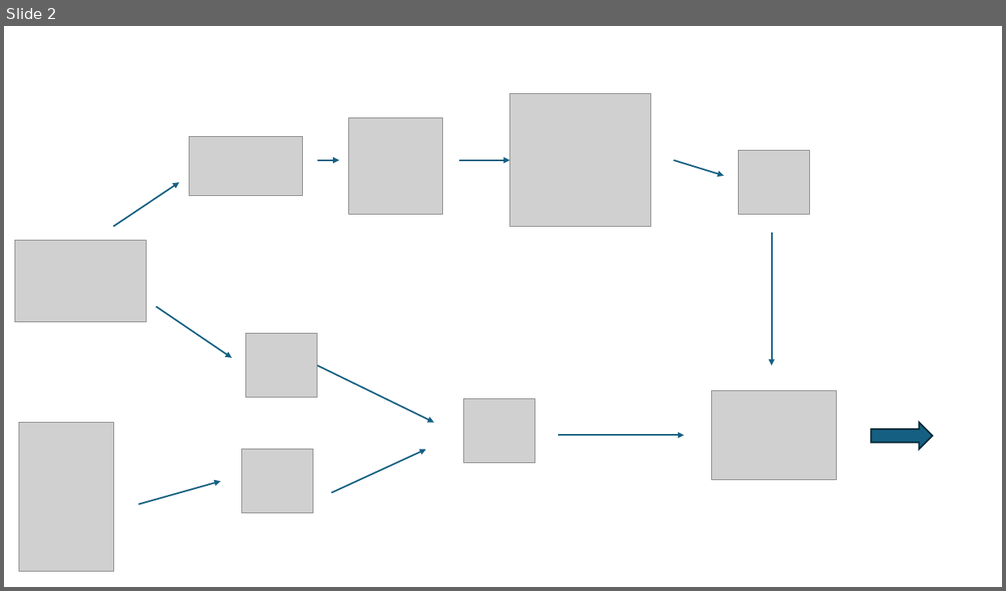
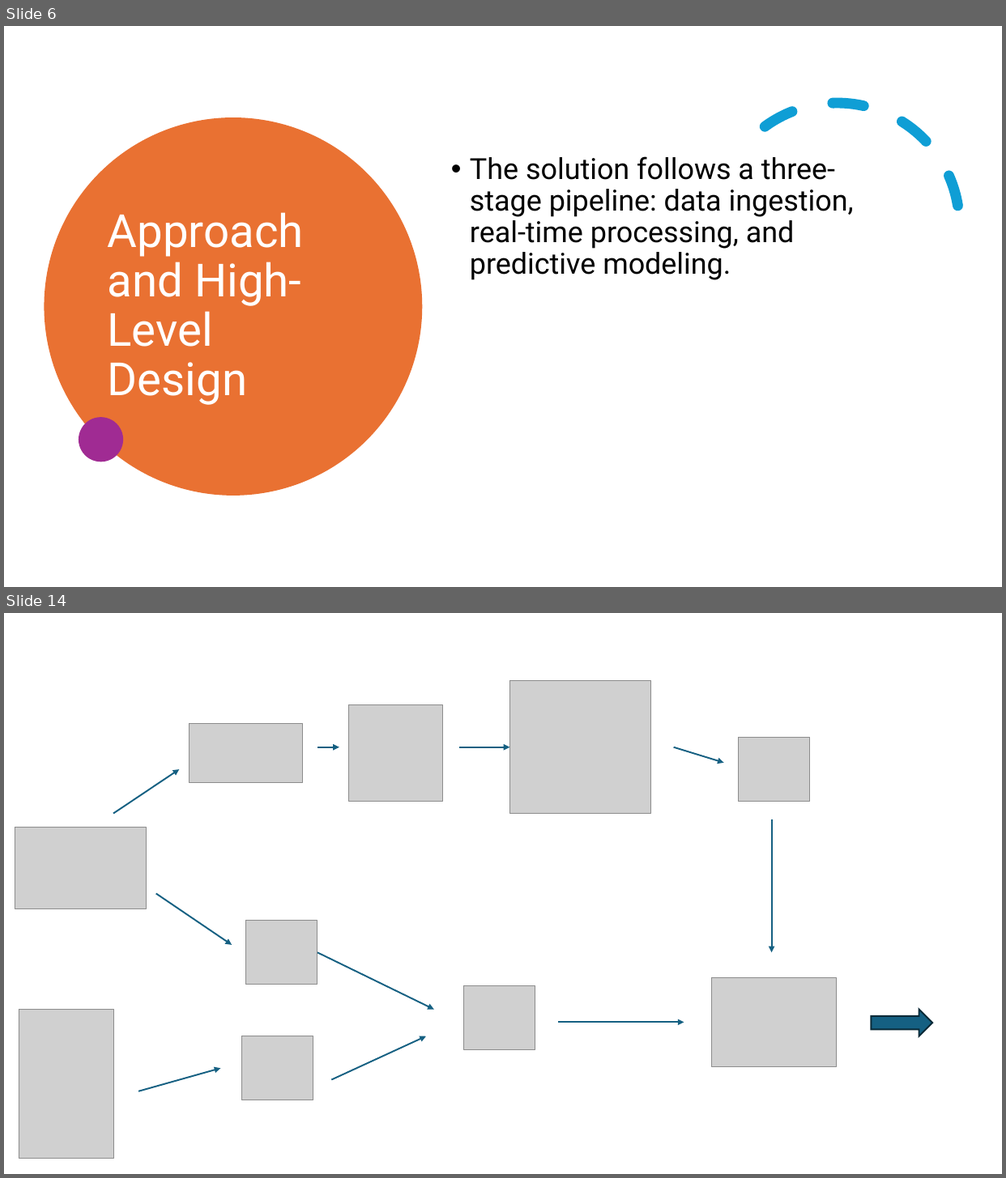
Before and after one commit to monikatyagiisc/grid-optimization-with-weather, a slide deck: DataEnggFinalProjectPPT.pptx. Shown one above the other, each under a label of ours: slide 2 before the commit, slides 6 and 14 after it; the slides between them are not shown. The pictures are 1006x591 and 1006x1178 pixels, drawn with LibreOffice and Linux fonts; fonts in the diff are those of the drawing; grey boxes stand for pictures. Boxes give left, top, right and bottom in pixels: in the first picture for what was removed or moved away, otherwise in the second. Text is boxed around its words. In the diff, an @@ line names an element or a change of style, - is before the commit and + after.

```diff
--- a/DataEnggFinalProjectPPT.pptx
+++ b/DataEnggFinalProjectPPT.pptx
@@ slide 6 added at (4,26,1002,587), background #FFFFFF @@
@@ arc (boxed as its full ellipse) added at (671,58,1002,393), outline #0F9ED5 10 pt dashed @@
@@ ellipse added at (44,118,422,495), fill #E97132 @@
@@ text added at (470,156,854,280), 28 pt, text #000000 @@
+• The solution follows a three-stage pipeline: data ingestion, real-time processing, and predictive modeling.
@@ title added at (108,212,304,405), 44 pt, text #FFFFFF @@
+Approach and High-Level Design
@@ ellipse added at (79,417,124,463), fill #A02B93 @@
@@ what was slide 2 is now slide 14 @@
```
Also in this commit, not shown: 5 slides changed, 12 other slides added.
